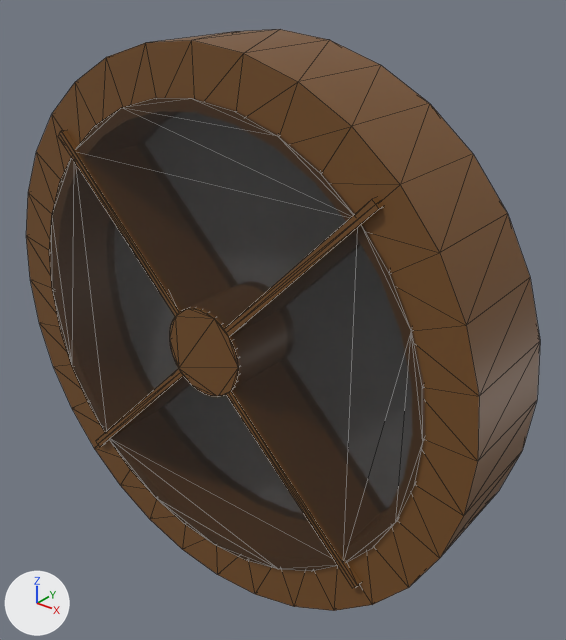
The glTF model wheel_3D/Assets/wheel.glb: old version first, new version second.
Both versions are drawn from a 50 mm lens placed at (2.09, -2.6, 1.57), pointed at (0.12, -0.14, 0.05). Every picture has the same lights, and +X, +Y and +Z are marked at lower left. Mesh edges are drawn as thin lines. Where no turn or scale is listed for an object, it has been applied to the vertices. Vertices at the same position are counted once.

In view in the first picture: 'base', 'cover_down', 'cover_left', 'cover_right', 'cover_up', 'static_gimbal'.
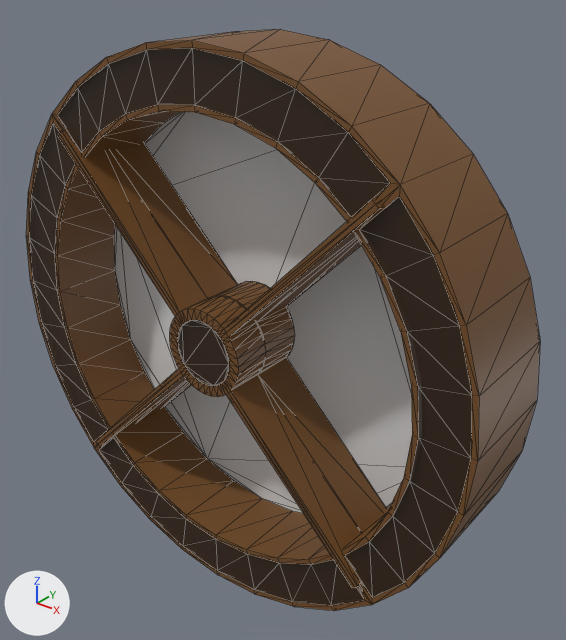
The change, as a diff of the scene's bpy script:
```diff
--- a/wheel_3D/Assets/wheel.glb.py
+++ b/wheel_3D/Assets/wheel.glb.py
@@ mat_extra @@
+mat_extra = principled_material('extra')
+mat_extra.base_color = (0.00867, 0.00867, 0.00867)  # black #171717
+mat_extra.alpha = 0.606
@@ me_cylinder @@
 # used by ob_base; location = (0.0, 0.0, 0.0)
-me_cylinder.from_pydata(...)  # 128 vertices, 252 faces; spans x -1.25..1.25, y -0.5..0.0, z -1.25..1.25
+me_cylinder.from_pydata(...)  # 272 vertices, 604 faces; spans x -1.25..1.25, y -0.5..0.0, z -1.25..1.25
+# me_cylinder part 1: 144 vertices added at x -1.22..1.22, y -0.5..-0.47, z -1.22..1.22
 me_cylinder.materials.append(mat_regular)
 me_cylinder.materials.append(mat_back)
+me_cylinder.materials.append(mat_extra)  # black #171717
@@ me_cylinder_002 @@
 # used by ob_static_gimbal; location = (0.0, 0.0, 0.0)
-me_cylinder_002.from_pydata(...)  # 104 vertices, 204 faces; spans x -0.83..0.83, y -0.53..-0.35, z -0.83..0.83
+me_cylinder_002.from_pydata(...)  # 184 vertices, 402 faces; spans x -0.83..0.83, y -0.53..-0.35, z -0.83..0.83
+# me_cylinder_002 part 2: 80 vertices added at x -0.15..0.15, y -0.52..-0.5, z -0.15..0.15
 me_cylinder_002.materials.append(mat_regular)
+me_cylinder_002.materials.append(mat_extra)  # black #171717
@@ ob_cover_down @@
-ob_cover_down = bpy.data.objects.new('cover_down', me_cylinder_011)
-ob_cover_down.location = (0.0, 0.0, 0.0)
@@ ob_cover_left @@
-ob_cover_left = bpy.data.objects.new('cover_left', me_cylinder_012)
-ob_cover_left.location = (0.0, 0.0, 0.0)
@@ ob_cover_right @@
-ob_cover_right = bpy.data.objects.new('cover_right', me_cylinder_010)
-ob_cover_right.location = (0.0, 0.0, 0.0)
@@ ob_cover_up @@
-ob_cover_up = bpy.data.objects.new('cover_up', me_cylinder_005)
-ob_cover_up.location = (0.0, 0.0, 0.0)
```

Changed parts and their boxes [x1, y1, x2, y2] in the pictures (566 x 640 px):
'cover_right', deleted
    before: [231, 225, 425, 563]
'cover_up', deleted
    before: [76, 98, 356, 327]
'cover_down', deleted
    before: [109, 376, 337, 571]
'cover_left', deleted
    before: [49, 157, 178, 432]
part 1 of me_cylinder, added
    after: [26, 41, 479, 611]
part 2 of me_cylinder_002, added
    after: [170, 309, 238, 397]
'gimbal', unchanged, uncovered by the edit
    after: [111, 143, 386, 531]
